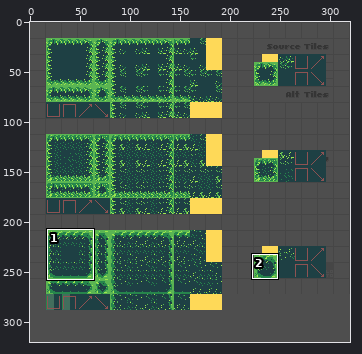
Two versions of one sprite sheet, addons/reptile/assets/woods_tiles-16_sheet.png. The picture above shows the old version from afar; the outline marks the close-up.
Close-up. Earlier state:
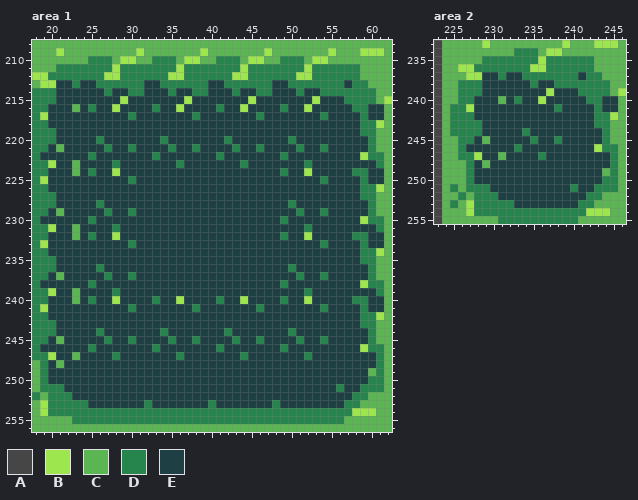
The file is 320x320 pixels. Colours within 5 levels of each other are drawn and written as one. Shown: area 1: x 18..62, y 208..256; area 2: x 223..246, y 233..255. The commit also changed other parts of the picture, which this record leaves out.
Palette (. is transparent): A #464646  B #9de64e  C #5ab552  D #26854c  E #1e4044
Pixels before, area 1, first column x 18:
208 CCCCCCCCCCCCCCCCCCCCCCCCCCCCCCCCCCCCCCCCCCCCC
209 CCCBCCCCCCCCCBCCCCCCCBCCCCCCCBCCCCCCCBCCCBBBC
210 CCCCCCCDDDCBBCCDDDCBBCCDDDCBBCCDDDCBBCCCCCCCC
211 CCCDDDDDDDBDDDDDDDBDDDDDDDBDDDDDDDBDDDDDDCCCC
212 BBDDDDDDDBBDDDDDDBBDDDDDDBBDDDDDDBBDDDDDDCCCC
213 CBBEEDEEDDDDDDEEDDDDDDEEDDDDDDEEDDDDDDDEDDCCC
214 DDDEEEEEEDEEDDEEEDEEDDEEEDEEDDEEEDEEDDDDDDDCC
215 DDDEEEEEEEEBEEEEEEEBEEEEEEEBEEEEEEEBEEEDDDDCB
216 DDEEECEDEEBEEEEDEEBEEEEDEEBEEEEDEEBEEEEEDDEEC
217 DBEEEEEEEEEEDEEEEEEEDEEEEEEEDEEEEEEEDEEEEDEEC
218 DDEEEEEEEEEEEEEEEEEEEEEEEEEEEEEEEEEEEEEEEDDBC
219 DDDEEEEEEEEEEEEEEEEEEEEEEEEEEEEEEEEEEEEEEDDCC
220 DDDEEEEEDEEEEEEEDEEEEEEEDEEEEEEEDEEEEEEEEEDCC
221 DDECEEEEEDEEDEEEEDEEDEEEEDEEDEEEEDEEDEEEEEDCC
222 DEEEEEEDEEEEEEEDEEEEEEEDEEEEEEEDEEEEEEEEEBDDC
223 DDBEECEEEEDEEEEEEEDEEEEEEEDEEEEEEEDEEEEEEEEDC
224 DDEEECEDEEBEEEEEEEEEEEEEEEEEEEEDEEBEEEEEDDEEC
225 DBEEEEEEEEEEDEEEEEEEEEEEEEEEEEEEEEEEDEEEEDEEC
226 DDEEEEEEEEEEEEEEEEEEEEEEEEEEEEEEEEEEEEEEEDDBC
227 DDDEEEEEEEEEEEEEEEEEEEEEEEEEEEEEEEEEEEEEEDDCC
228 DDDEEEEEDEEEEEEEEEEEEEEEEEEEEEEEDEEEEEEEEEDCC
229 DDECEEEEEDEEDEEEEEEEEEEEEEEEEEEEEDEEDEEEEEDCC
230 DEEEEEEDEEEEEEEEEEEEEEEEEEEEEEEDEEEEEEEEEBDDC
231 DDBEECEEEEDEEEEEEEEEEEEEEEEEEEEEEEDEEEEEEEEDC
232 DDEEECEDEEBEEEEEEEEEEEEEEEEEEEEDEEBEEEEEDDEEC
233 DBEEEEEEEEEEDEEEEEEEEEEEEEEEEEEEEEEEDEEEEDEEC
234 DDEEEEEEEEEEEEEEEEEEEEEEEEEEEEEEEEEEEEEEEDDBC
235 DDDEEEEEEEEEEEEEEEEEEEEEEEEEEEEEEEEEEEEEEDDCC
236 DDDEEEEEDEEEEEEEEEEEEEEEEEEEEEEEDEEEEEEEEEDCC
237 DDECEEEEEDEEDEEEEEEEEEEEEEEEEEEEEDEEDEEEEEDCC
238 DEEEEEEDEEEEEEEEEEEEEEEEEEEEEEEDEEEEEEEEEBDDC
239 DDBEECEEEEDEEEEEEEEEEEEEEEEEEEEEEEDEEEEEEEEDC
240 DDEEECEDEEBEEEEDEEBEEEEDEEBEEEEDEEBEEEEEDDEEC
241 DBEEEEEEEEEEDEEEEEEEDEEEEEEEDEEEEEEEDEEEEDEEC
242 DDEEEEEEEEEEEEEEEEEEEEEEEEEEEEEEEEEEEEEEEDDBC
243 DDDEEEEEEEEEEEEEEEEEEEEEEEEEEEEEEEEEEEEEEDDCC
244 DDDEEEEEDEEEEEEEDEEEEEEEDEEEEEEEDEEEEEEEEEDCC
245 DDECEEEEEDEEDEEEEDEEDEEEEDEEDEEEEDEEDEEEEEDCC
246 DEEEEEEDEEEEEEEDEEEEEEEDEEEEEEEDEEEEEEEEEBDDC
247 DDBEECEEEEDEEEEEEEDEEEEEEEDEEEEEEEDEEEEEEEEDC
248 CDECEEEEEEEEEEEEEEEEEEEEEEEEEEEEEEEEEEEEEEEDC
249 CDEEEEEEEEEEEEEEEEEEEEEEEEEEEEEEEEEEEEEEEECDC
250 CDEEEEEEEEEEEEEEEEEEEEEEEEEEEEEEEEEEEEEEEEDDC
251 CDDDEEEEEEEEEEEEEEEEEEEEEEEEEEEEEEEEEEDEEDDDC
252 DCDDDEEEEEEEEEEEEEEEEEEEEEEEEEEEEEEEEEEEDDCCC
253 CBDDDDDEEEEEEEDEEEEEEEDEEEEEEEDEEEEEEEEDDCCCC
254 CBDDDDDDDDDDDDDDDDDDDDDDDDDDDDDDDDDDDDDDBBBCC
255 CCCCCDDDDDDDDDDDDDDDDDDDDDDDDDDDDDDDDDDCCCCCC
256 CCCCCCCCCCCCCCCCCCCCCCCCCCCCCCCCCCCCCCCCCCCCC
Pixels before, area 2, first column x 223:
233 ACCCCCBCCCCCCCCCBCCCBBBC
234 ACCCCCCCCCDDDCBBCCCCCCCC
235 ACCCCCDDDDDDDBDDDDDDCCCC
236 ACCBBDDDDDDDBBDDDDDDCCCC
237 ACCCBBEEDEEDDDDDDDEDDCCC
238 ACCDDDEEEEEEDEEDDDDDDDCC
239 ACCDDDEEEEEEEEBEEEDDDDCB
240 ACCDDEEECEDEEBEEEEEDDEEC
241 ACDDBEEEEEEEEEEDEEEEDEEC
242 ACDDDEEEEEEEEEEEEEEEDDBC
243 ACDDDDEEEEEEEEEEEEEEDDCC
244 ACDDDDEEEEEDEEEEEEEEEDCC
245 ACCDDECEEEEEDEEDEEEEEDCC
246 ACCDEEEEEEDEEEEEEEEEBDDC
247 ACCDDBEECEEEEDEEEEEEEEDC
248 ACCCDECEEEEEEEEEEEEEEEDC
249 ACCCDEEEEEEEEEEEEEEEECDC
250 ACCCDEEEEEEEEEEEEEEEEDDC
251 ACDCDDDEEEEEEEEEEDEEDDDC
252 ACCDCDDDEEEEEEEEEEEDDCCC
253 ACDCBDDDDDEEEEEEEEDDCCCC
254 ACCCBDDDDDDDDDDDDDDBBBCC
255 ACCCCCCCDDDDDDDDDDCCCCCC
After the commit:
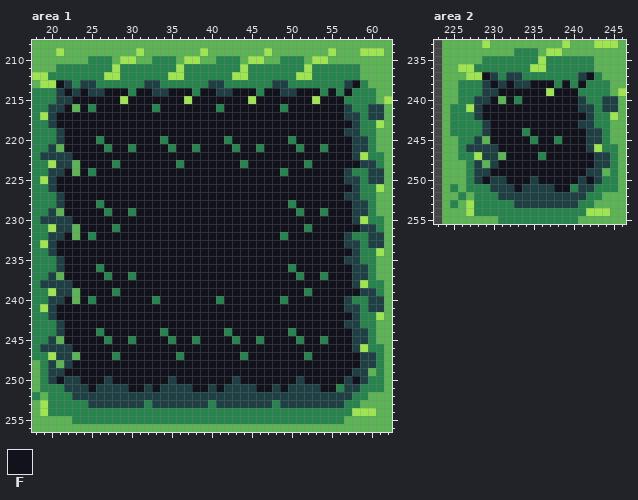
Colours new in this view: F #10121c
Edits made:
Changed rows in their new state; - is an unchanged pixel.
Area 1:
first column x 21:
213 F------------------------------------F
214 -F-F--FFF-FF--FFF-FF--FFF-FF--FFF-F-F-
215 --FFFFFF-FFFFFFF-FFFFFFF-FFFFFFF-FFF--
216 -F-F-FFFFFFF-FFFFFFF-FFFFFFF-FFFFFFF--
217 FFFFFFFFFFFFFFFFFFFFFFFFFFFFFFFFFFFF--
218 FFFFFFFFFFFFFFFFFFFFFFFFFFFFFFFFFFFFF-
219 -FFFFFFFFFFFFFFFFFFFFFFFFFFFFFFFFFFF--
220 -FFFF-FFFFFFF-FFFFFFF-FFFFFFF-FFFFFFF-
221 -FFFFF-FF-FFFF-FF-FFFF-FF-FFFF-FF-FFF-
222 --FFFFFFFFFFFFFFFFFFFFFFFFFFFFFFFFFFF-
223 ---FFFF-FFFFFFF-FFFFFFF-FFFFFFF-FFFFFF
224 -F-F-FFFFFFFFFFFFFFFFFFFFFFF-FFFFFFF--
225 FFFFFFFFFFFFFFFFFFFFFFFFFFFFFFFFFFFF--
226 FFFFFFFFFFFFFFFFFFFFFFFFFFFFFFFFFFFFF-
227 -FFFFFFFFFFFFFFFFFFFFFFFFFFFFFFFFFFF--
228 -FFFF-FFFFFFFFFFFFFFFFFFFFFFF-FFFFFFF-
229 -FFFFF-FF-FFFFFFFFFFFFFFFFFFFF-FF-FFF-
230 --FFFFFFFFFFFFFFFFFFFFFFFFFFFFFFFFFFF-
231 ---FFFF-FFFFFFFFFFFFFFFFFFFFFFF-FFFFFF
232 -F-F-FFFFFFFFFFFFFFFFFFFFFFF-FFFFFFF--
233 FFFFFFFFFFFFFFFFFFFFFFFFFFFFFFFFFFFF--
234 FFFFFFFFFFFFFFFFFFFFFFFFFFFFFFFFFFFFF-
235 -FFFFFFFFFFFFFFFFFFFFFFFFFFFFFFFFFFF--
236 -FFFF-FFFFFFFFFFFFFFFFFFFFFFF-FFFFFFF-
237 -FFFFF-FF-FFFFFFFFFFFFFFFFFFFF-FF-FFF-
238 --FFFFFFFFFFFFFFFFFFFFFFFFFFFFFFFFFFF-
239 ---FFFF-FFFFFFFFFFFFFFFFFFFFFFF-FFFFFF
240 -F-F-FFFFFFF-FFFFFFF-FFFFFFF-FFFFFFF--
241 FFFFFFFFFFFFFFFFFFFFFFFFFFFFFFFFFFFF--
242 FFFFFFFFFFFFFFFFFFFFFFFFFFFFFFFFFFFFF-
243 -FFFFFFFFFFFFFFFFFFFFFFFFFFFFFFFFFFF--
244 -FFFF-FFFFFFF-FFFFFFF-FFFFFFF-FFFFFFF-
245 -FFFFF-FF-FFFF-FF-FFFF-FF-FFFF-FF-FFF-
246 --FFFFFFFFFFFFFFFFFFFFFFFFFFFFFFFFFFF-
247 ---FFFF-FFFFFFF-FFFFFFF-FFFFFFF-FFFFFF
248 --FFFFFFFFFFFFFFFFFFFFFFFFFFFFFFFFFFFF
249 -FFFFFFFFFFFFFFFFFFFFFFFFFFFFFFFFFFFF-
250 F--FFF-FFFFFFF-FFFFFFF-FFFFFFF-FFFFF-F
251 ----F----FF-F----FF-F----FF-F----FF---
Area 2:
first column x 229:
237 F------------F
238 -F-F--FFF-F-F-
239 --FFFFFF-FFF--
240 -F-F-FFFFFFF--
241 FFFFFFFFFFFF--
242 FFFFFFFFFFFFF-
243 -FFFFFFFFFFF--
244 -FFFF-FFFFFFF-
245 -FFFFF-FF-FFF-
246 --FFFFFFFFFFF-
247 ---FFFF-FFFFFF
248 --FFFFFFFFFFFF
249 -FFFFFFFFFFFF-
250 F--FFF-FFFFF-F
251 ----F----FF---
Boxes around the changes in both close-ups, in picture pixels (x1, y1, x2, y2):
changed: (56, 80, 360, 392)
changed: (482, 72, 594, 192)
